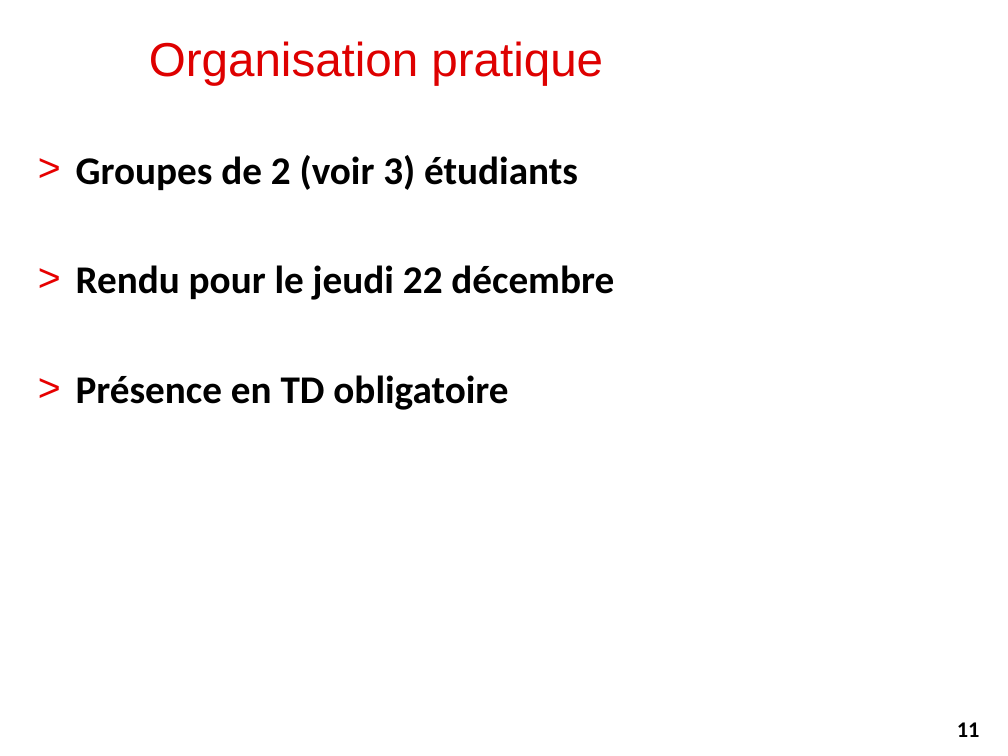
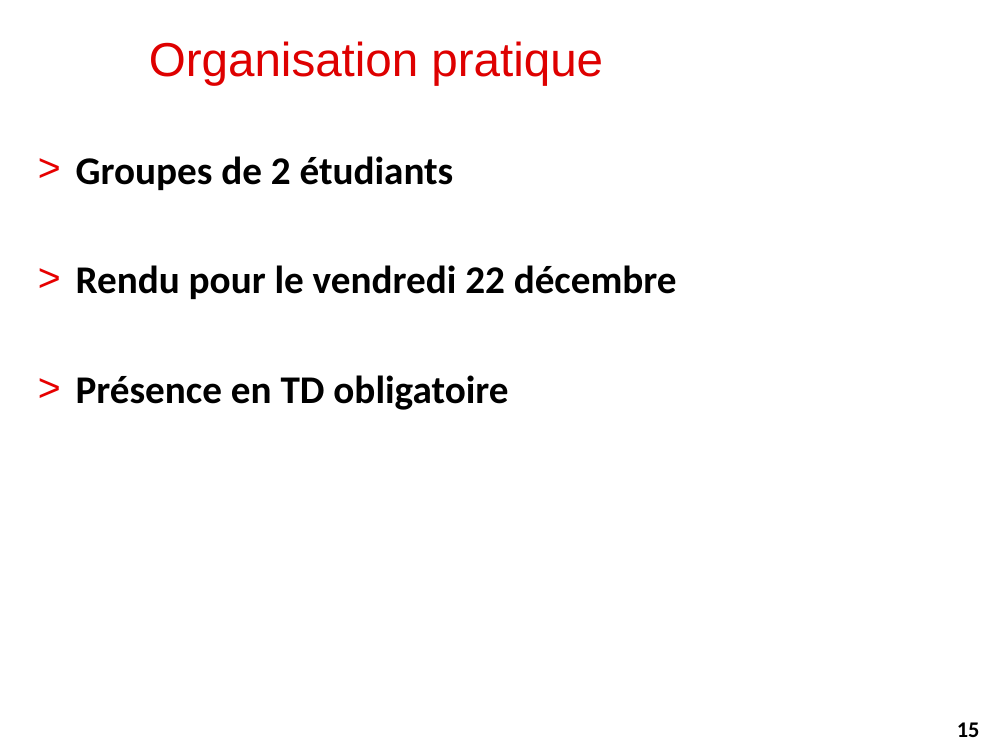
Before and after one commit to alemaitr/python_opendata_l2, a slide deck: slide 15 of pres_projet.pptx (slide 11 before the commit). Drawn at 1008x756 pixels with LibreOffice and Linux fonts; fonts in the diff are those of the drawing; background and template pictures are left out. Boxes give left, top, right and bottom in pixels: in the first picture for what was removed or moved away, otherwise in the second. Text is boxed around its words. In the diff, an @@ line names an element or a change of style, - is before the commit and + after.

```diff
--- a/pres_projet.pptx
+++ b/pres_projet.pptx
@@ text at bbox=[76, 156, 677, 299]: text changed @@
-> Groupes de 2 (voir 3) étudiants
-> Rendu pour le jeudi 22 décembre
+> Groupes de 2 étudiants
+> Rendu pour le vendredi 22 décembre
@@ page number at bbox=[957, 722, 980, 737]: text changed @@
-11
+15
```
Also in this commit, not shown: 3 other slides changed, 11 slides added, 7 slides removed, 2 other files.
